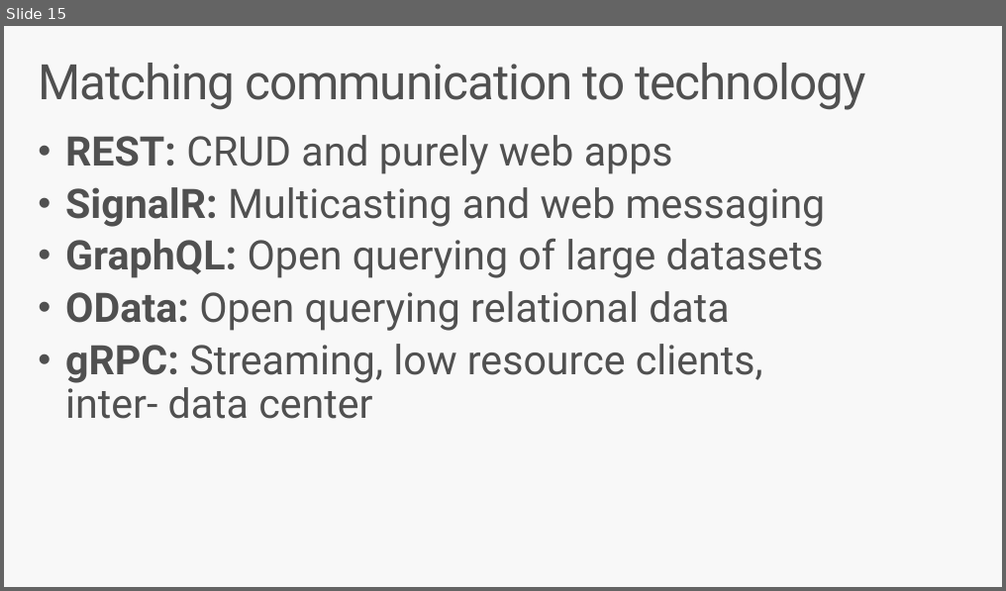
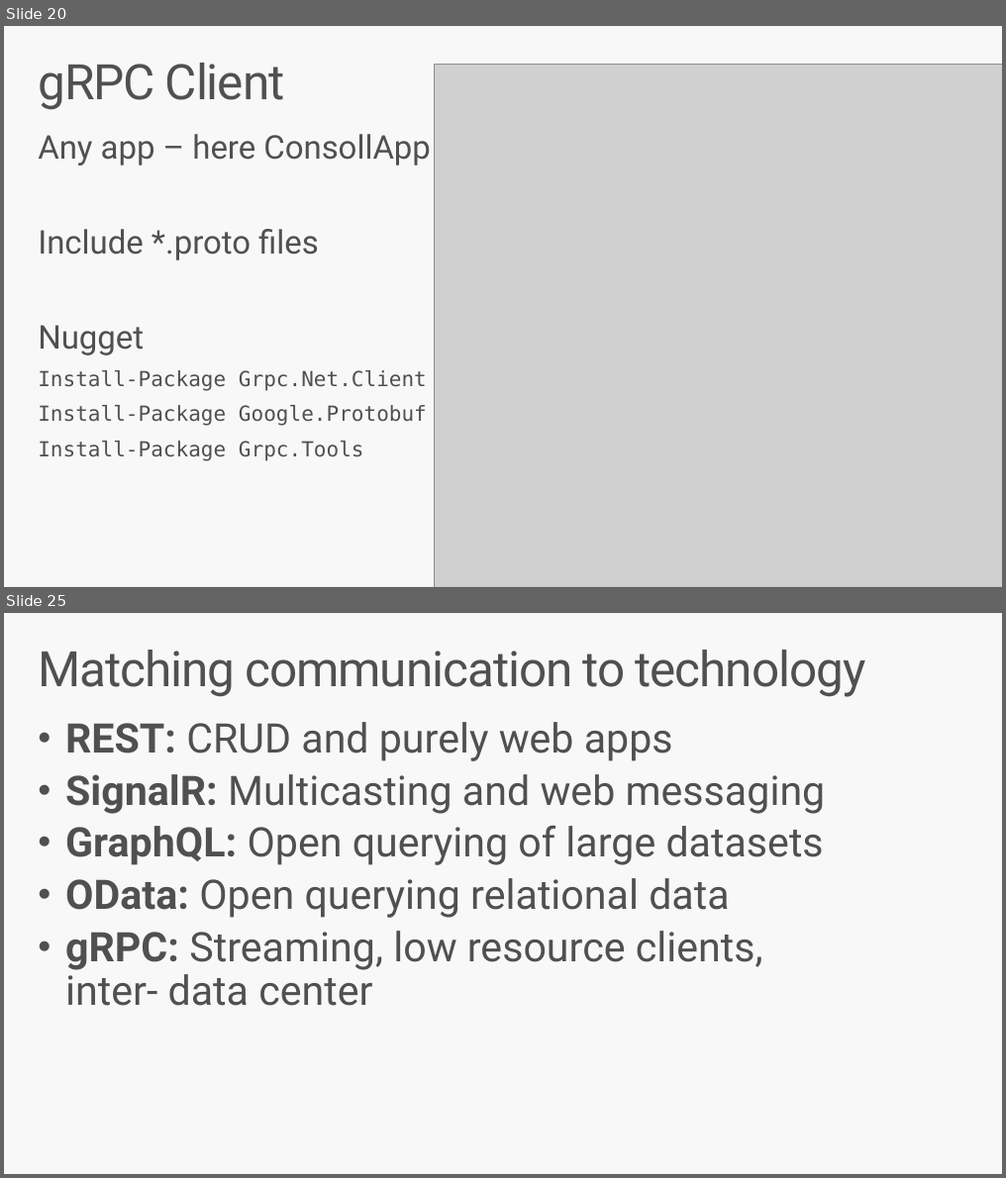
Before and after one commit to jlamch/.net-core, a slide deck: 2.rest-api-introduction.pptx. Shown one above the other, each under a label of ours: slide 15 before the commit, slides 20 and 25 after it; the slides between them are not shown. The pictures are 1006x591 and 1006x1178 pixels, drawn with LibreOffice and Linux fonts; fonts in the diff are those of the drawing; grey boxes stand for pictures. Boxes give left, top, right and bottom in pixels: in the first picture for what was removed or moved away, otherwise in the second. Text is boxed around its words. In the diff, an @@ line names an element or a change of style, - is before the commit and + after.

Commit message:
grpc update

```diff
--- a/2.rest-api-introduction.pptx
+++ b/2.rest-api-introduction.pptx
@@ slide 20 added at (4,26,1002,587), background #F8F8F8 @@
@@ title added at (38,63,285,110), 47 pt, text #505050 @@
+gRPC Client
@@ picture added at (435,65,1002,587) @@
@@ text added at (38,134,431,462), 20 pt, text #505050 @@
+Any app – here ConsollApp
+Include *.proto files
+Nugget
+Install-Package Grpc.Net.Client
+Install-Package Google.Protobuf
+Install-Package Grpc.Tools
@@ what was slide 15 is now slide 25 @@
```
Also in this commit, not shown: 8 slides changed, 9 other slides added, 2 other files.
